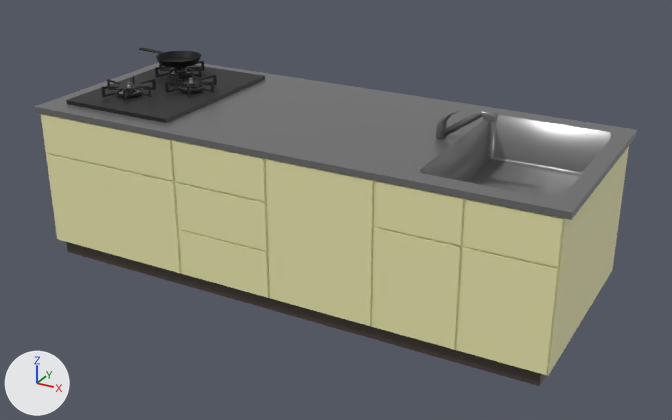
Before and after pictures for a commit that changed the Blender file 卒業研究/sotsuken.blend.
Both versions are drawn from a camera (50 mm lens) standing at (6.73, -12.17, 6.74) and looking at (0.12, -0.15, 0.73). The axes (+X, +Y, +Z) are drawn at lower left. The lights are the same throughout. The same objects are shown in both versions, whatever each file hides.

In view in the first picture: 'フライパン', '円柱', '円柱.001', '円柱.003', '円柱.004', '平面.001', '平面.002', '平面.003', '立方体.001', '調理台'.
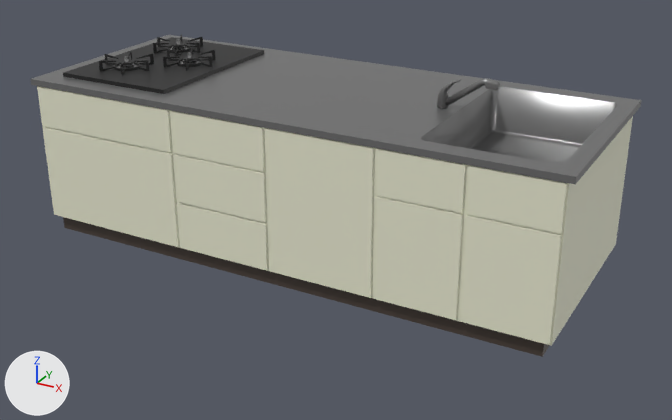
Pixel boxes (x1, y1, x2, y2) of what changed, in the pictures (672 x 420 px; the box of a moved part takes in the faces that stretch with it):
'調理台', recoloured, moved (beige to white)
    before: (34, 63, 637, 386)
    after: (31, 35, 641, 357)
'立方体.001', moved
    before: (66, 65, 265, 123)
    after: (63, 37, 264, 94)
'円柱.004', moved
    before: (444, 110, 498, 136)
    after: (445, 78, 500, 106)
'平面.002', moved
    before: (101, 75, 156, 102)
    after: (99, 50, 154, 75)
'平面.003', moved
    before: (165, 72, 217, 97)
    after: (163, 46, 215, 71)
'平面.001', moved
    before: (155, 60, 204, 81)
    after: (153, 34, 203, 56)
'円柱.003', moved
    before: (436, 111, 459, 139)
    after: (437, 80, 461, 109)
'円柱.001', moved
    before: (116, 82, 143, 97)
    after: (114, 56, 140, 71)
'円柱', moved
    before: (168, 67, 193, 77)
    after: (166, 39, 191, 53)
part 1 of me_円柱, moved or reshaped (not visible afterwards)
    before: (139, 48, 202, 67)

Edits to the bpy script that builds the scene:
```text
Change mat_マテリアル_001:
    mat_マテリアル_001.base_color: (0.836, 0.813, 0.43) -> (0.835, 0.836, 0.655)  # beige #ece9af -> white #ececd4
Change me_円柱:
    used by ob_フライパン; location = (-3.56, 0.75, 2.55); rotation_euler = (0.0, 0.0, -0.137), in degrees (0, 0, -7.8); scale = (0.37, 0.37, 0.37)
    remove me_円柱.from_pydata(...)  # 246 vertices, 182 faces; spans x -2.67..1.09, y -1.09..1.09, z -0.18..0.14
    add me_円柱.from_pydata(...)  # 246 vertices, 182 faces; spans x -2.62..1.15, y -1.09..1.09, z 0.0..0.47
    me_円柱 part 1: 246 of 246 vertices moved; they spanned x -2.67..1.09, y -1.09..1.09, z -0.18..0.14 and now span x -2.62..1.15, y -1.09..1.09, z 0.0..0.47; mean shift (0.06, 0.0, 0.23); largest move (-2.66, -0.08, 0.14) -> (-2.6, -0.08, 0.47)
Change ob_調理台:
    ob_調理台.location: (0.02, 0.01, 0.93) -> (0.02, 0.01, 1.39)
Change ob_立方体_001:
    ob_立方体_001.location: (-3.21, 0.01, 2.22) -> (-3.21, 0.01, 2.68)
Change ob_円柱_003:
    ob_円柱_003.location: (1.8, 0.01, 2.33) -> (1.8, 0.01, 2.79)
Change ob_円柱_004:
    ob_円柱_004.location: (1.88, 0.01, 2.29) -> (1.88, 0.01, 2.76)
Change ob_円柱:
    ob_円柱.location: (-3.53, 0.72, 2.31) -> (-3.53, 0.72, 2.74)
Change ob_平面_002:
    ob_平面_002.location: (-3.53, -0.66, 2.37) -> (-3.53, -0.66, 2.8)
Change ob_円柱_001:
    ob_円柱_001.location: (-3.53, -0.66, 2.31) -> (-3.53, -0.66, 2.74)
Change ob_平面_001:
    ob_平面_001.location: (-3.53, 0.72, 2.37) -> (-3.53, 0.72, 2.8)
Change ob_平面_003:
    ob_平面_003.location: (-2.78, 0.05, 2.37) -> (-2.78, 0.05, 2.8)
```
